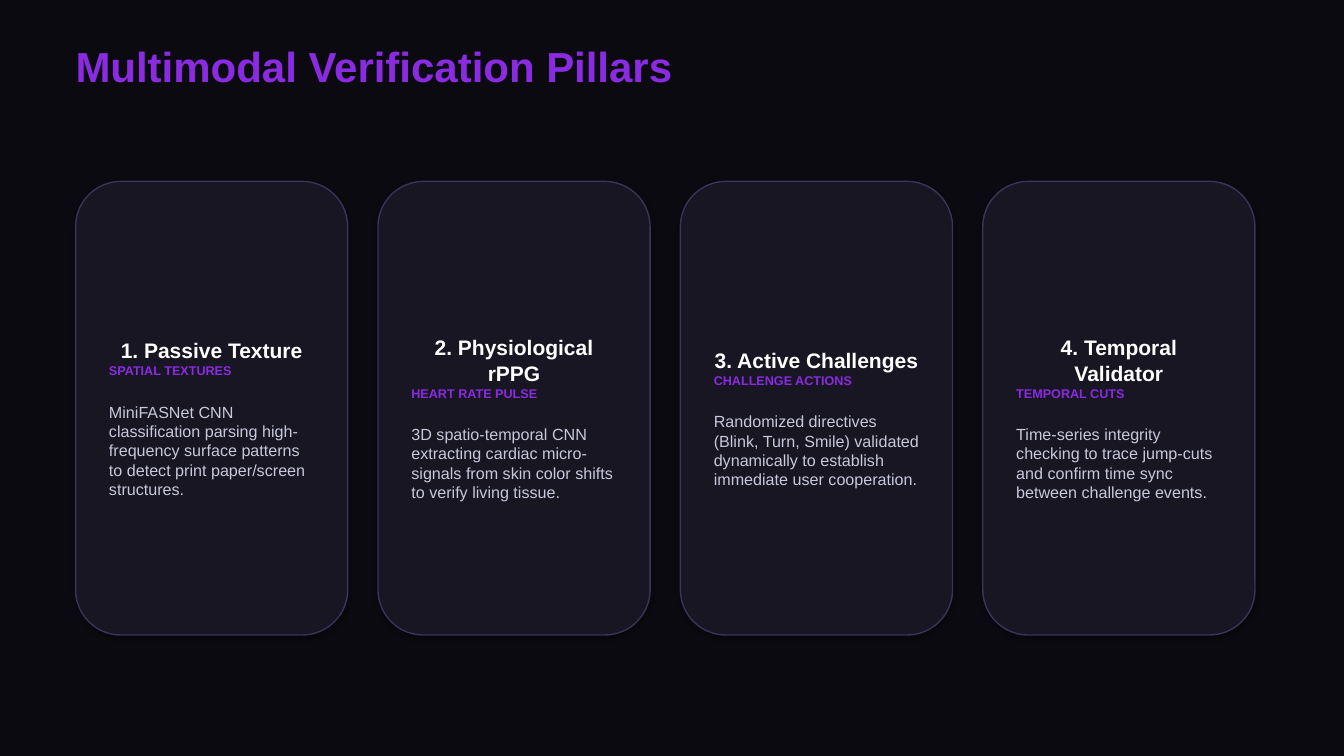
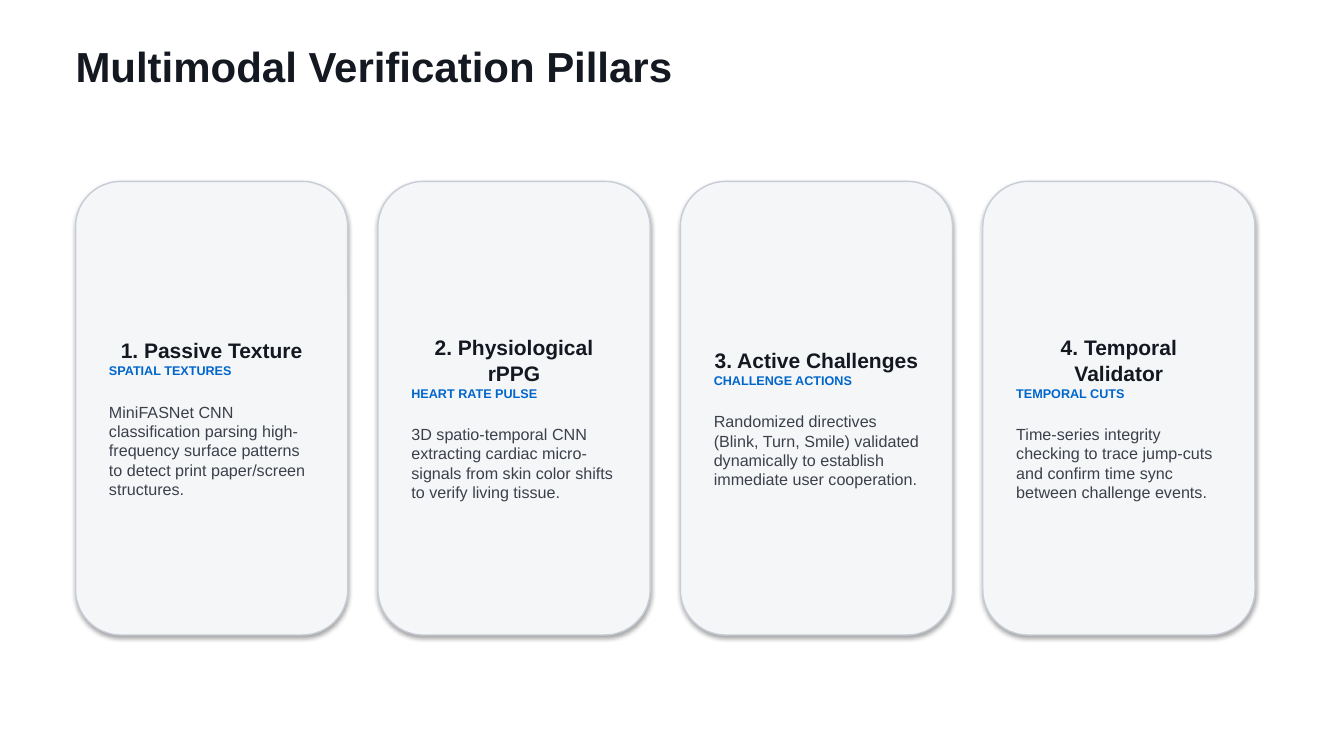
Before and after one commit to sthavirpunwatkar/SHIELD-Secure-Human-Identity-Liveness-Evaluation-Detection, a slide deck: slide 4 of reports/cdac_project_review.pptx. Drawn at 1344x756 pixels with LibreOffice and Linux fonts; fonts in the diff are those of the drawing. Boxes give left, top, right and bottom in pixels: in the first picture for what was removed or moved away, otherwise in the second. Text is boxed around its words. In the diff, an @@ line names an element or a change of style, - is before the commit and + after.

Commit message:
docs: Change presentation theme to minimal office white, adding bounded pictures on the right side

```diff
--- a/reports/cdac_project_review.pptx
+++ b/reports/cdac_project_review.pptx
@@ background #0A0A10 to #FFFFFF @@
@@ text "Multimodal Verification Pillars" at <box>76,51,672,83</box>: text colour #8A2BE2 to #141821 @@
@@ rounded rectangle "1. Passive Texture" at <box>76,181,348,635</box>: text colour #FFFFFF to #141821 in "1. Passive Texture"; text colour #8A2BE2 to #0066CC in "SPATIAL TEXTURES"; text colour #C8C8DC to #3C404B in "MiniFASNet CNN classification parsing high-frequency surface ..."; fill #181622 to #F5F6F8; outline #3C325A 1 pt to #C8CDD7 1 pt @@
@@ rounded rectangle "2. Physiological rPPG" at <box>378,181,650,635</box>: text colour #FFFFFF to #141821 in "2. Physiological rPPG"; text colour #8A2BE2 to #0066CC in "HEART RATE PULSE"; text colour #C8C8DC to #3C404B in "3D spatio-temporal CNN extracting cardiac micro-signals from ..."; fill #181622 to #F5F6F8; outline #3C325A 1 pt to #C8CDD7 1 pt @@
@@ rounded rectangle "3. Active Challenges" at <box>681,181,953,635</box>: text colour #FFFFFF to #141821 in "3. Active Challenges"; text colour #8A2BE2 to #0066CC in "CHALLENGE ACTIONS"; text colour #C8C8DC to #3C404B in "Randomized directives (Blink, Turn, Smile) validated dynamic ..."; fill #181622 to #F5F6F8; outline #3C325A 1 pt to #C8CDD7 1 pt @@
@@ rounded rectangle "4. Temporal Validator" at <box>983,181,1255,635</box>: text colour #FFFFFF to #141821 in "4. Temporal Validator"; text colour #8A2BE2 to #0066CC in "TEMPORAL CUTS"; text colour #C8C8DC to #3C404B in "Time-series integrity checking to trace jump-cuts and ..."; fill #181622 to #F5F6F8; outline #3C325A 1 pt to #C8CDD7 1 pt @@
```
Also in this commit, not shown: 6 other slides changed, 4 other files.
